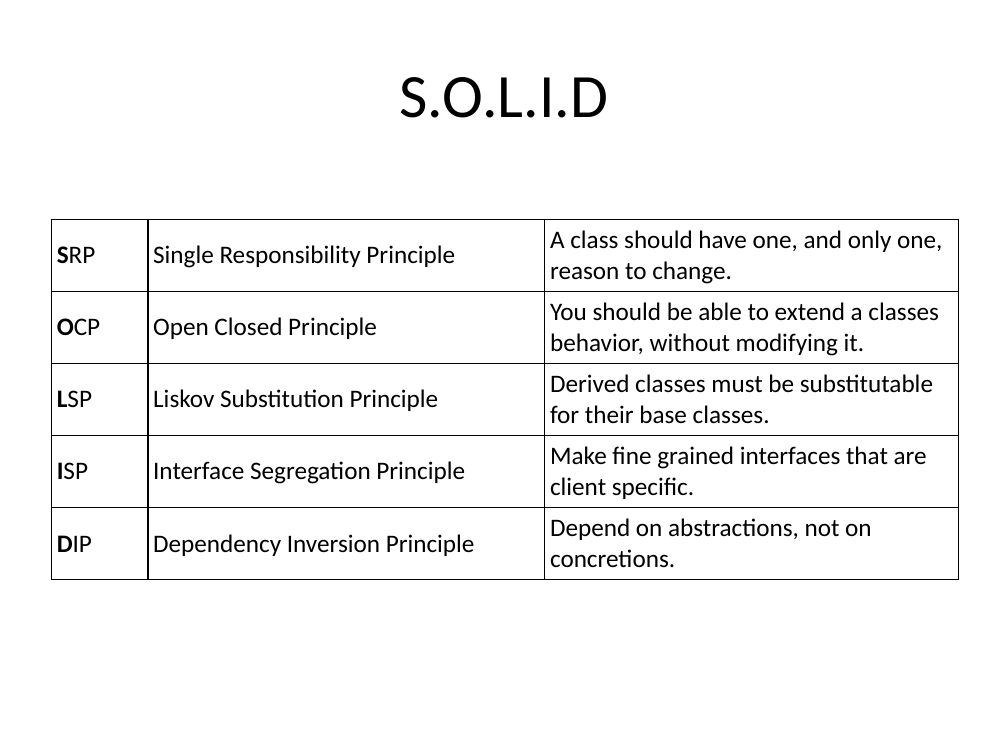
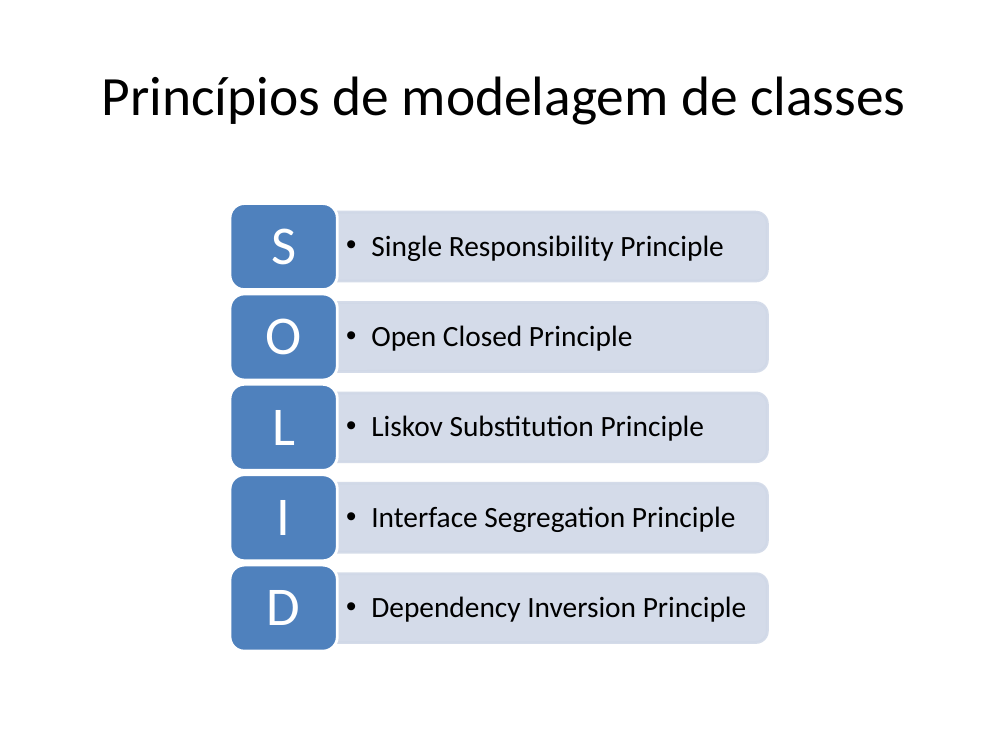
Before and after one commit to ivanpaulovich/event-sourcing-jambo, a slide deck: slide 12 of docs/Princípios SOLID usando .NET Core e Visual Studio 2017.pptx (slide 11 before the commit). Drawn at 1008x756 pixels with LibreOffice and Linux fonts; fonts in the diff are those of the drawing. Boxes give left, top, right and bottom in pixels: in the first picture for what was removed or moved away, otherwise in the second. Text is boxed around its words. In the diff, an @@ line names an element or a change of style, - is before the commit and + after.

```diff
--- a/docs/Princípios SOLID usando .NET Core e Visual Studio 2017.pptx
+++ b/docs/Princípios SOLID usando .NET Core e Visual Studio 2017.pptx
@@ title at (x1=102, y1=76, x2=905, y2=125): text changed; size 44 to 39.6 pt @@
-S.O.L.I.D
+Princípios de modelagem de classes
@@ table removed at (x1=51, y1=220, x2=960, y2=575), 5 rows, 3 columns @@
-SRP | Single Responsibility Principle | A class should have one, and only one, reason to change.
-OCP | Open Closed Principle | You should be able to extend a classes behavior, without modifying it.
-LSP | Liskov Substitution Principle | Derived classes must be substitutable for their base classes.
-ISP | Interface Segregation Principle | Make fine grained interfaces that are client specific.
-DIP | Dependency Inversion Principle | Depend on abstractions, not on concretions.
@@ group added at (x1=230, y1=204, x2=768, y2=651): 10 texts, 5 round same rects, 5 rounded rectangles @@
+  •• Single Responsibility Principle
+S
+  •• Open Closed Principle
+O
+  •• Liskov Substitution Principle
+L
+  •• Interface Segregation Principle
+I
+  •• Dependency Inversion Principle
+D
```
Also in this commit, not shown: 6 other slides changed, 6 slides added, 2 other files.
